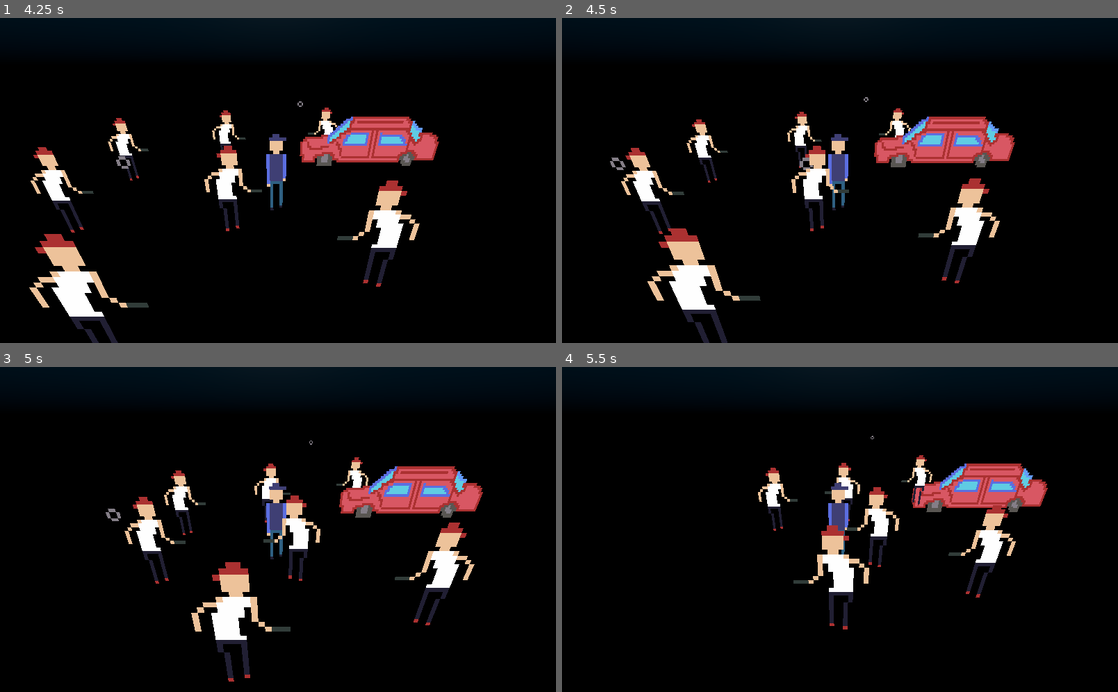
Above: before the commit, frames 1-4 (two rows, left to right).
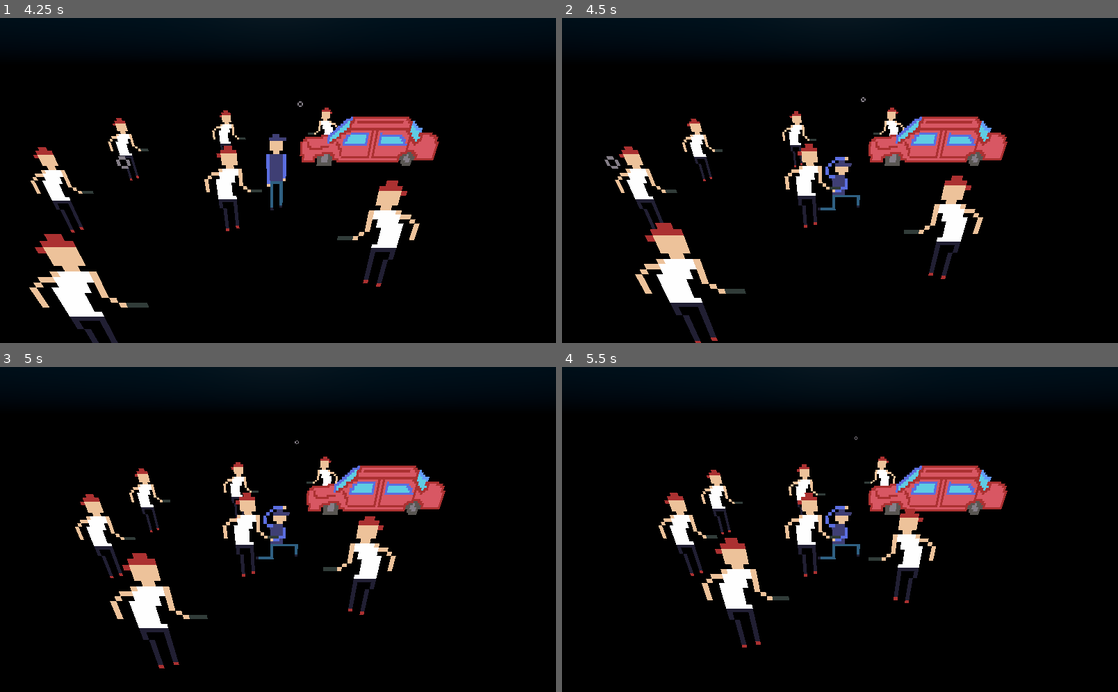
Above: after the commit, the same moments.

Repository: CloneDeath/ChronometryDreadforce
Game: Godot game, scene res://Main.tscn
Two runs of this game, one before a commit and one after it. Both use one fixed random seed, a clock stepped at 60 frames per second and the inputs below.
Inputs:
- Up to frame 1 (4.25 s): hold D (move_right) 0.53-1.28 s; tap Space (shoot) every 0.75 s from 0.6 to 3.6 s; hold S (move_down) 1.28-2.03 s; hold D (move_right) 2.03-2.78 s; hold W (move_up) 2.78-3.53 s; hold A (move_left) from 3.53 s (still down)
- Up to frame 2 (4.5 s): keep holding A (move_left); tap Space (shoot) at 4.35 s
- Up to frame 3 (5 s): keep holding A (move_left)
- Up to frame 4 (5.5 s): release A (move_left) at 5.03 s; hold S (move_down) from 5.03 s (still down); tap Space (shoot) at 5.1 s

Frame 1 is identical in both runs. In frame 2, 9.1% of the frame differs, in the area x 7-82%, y 24-100%; in frame 3, 13%, in the area x 13-87%, y 22-97%; in frame 4, 11%.

Commit message:
Added animation for a downed cop, and actually implemented damage taking, which disables you

Diff:
--- a/Enemies/Thug.gd
+++ b/Enemies/Thug.gd
@@ -15,6 +15,8 @@
 		$Sprite3D.scale.x = -1;
 	else:
 		$Sprite3D.scale.x = 1;
+	if (dp.length() < 1.1):
+		target.damage();
 
 func damage():
 	queue_free();
--- a/Player/Player.gd
+++ b/Player/Player.gd
@@ -3,8 +3,16 @@
 var speed = 2;
 var Bullet = preload("res://Player/Bullet.tscn");
 var facing = Vector3(1, 0, 0);
+var dead = false;
+
+func _process(_delta):
+	if (dead):
+		$Sprite.frame = 1;
+	else:
+		$Sprite.frame = 0;
 
 func _physics_process(_delta):
+	if (dead): return;
 	execute_movement();
 	if Input.is_action_just_pressed("shoot"):
 		var bullet = Bullet.instance();
@@ -23,3 +31,6 @@
 	move.z = -int(up)+int(down);
 	move = move_and_slide(move.normalized() * speed);
 	if (move.length() > 0): facing = move;
+
+func damage():
+	dead = true;
--- a/Player/Player.tscn
+++ b/Player/Player.tscn
@@ -16,6 +16,7 @@
 transform = Transform( 1, 0, 0, 0, 1, 0, 0, 0, 1, 0, 1.13968, 0 )
 pixel_size = 0.08
 texture = ExtResource( 2 )
+hframes = 2
 
 [node name="CollisionShape2D" type="CollisionShape" parent="."]
 transform = Transform( 1, 0, 0, 0, -1.62921e-07, -1, 0, 1, -1.62921e-07, 0, 1, 0 )
Binary file changed: Player/Cop.aseprite
Binary file changed: Player/Cop.png
Binary file added: Player/CopHealth.aseprite
Binary file added: Player/CopHealth.png
Not shown, added: Player/CopHealth.png.import
